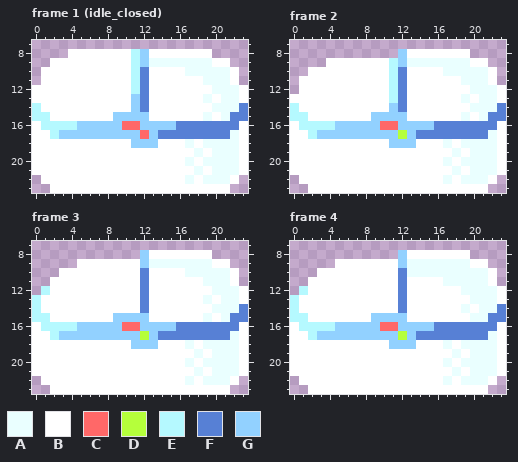
A pixel-art file gets an edit: Assets/Resources/aseprite/coffre.aseprite. Above: the version before the commit.
24x24 pixels, 10 frames. Shown: frame 1 (idle_closed): x 0..23, y 7..23; frame 2: x 0..23, y 7..23; frame 3: x 0..23, y 7..23; frame 4: x 0..23, y 7..23. The commit also changed other frames, which this record leaves out.
Visible layers, top first: "Flattened" colour dodge, "coffre/main", "coffre/R", "coffre/L", "coffre/bg".
Palette (. is transparent): A #eaffff  B #ffffff  C #ff6868  D #b5ff3b  E #b5f9ff  F #5780d5  G #92d1ff
Pixels before, frame 1 (idle_closed), first column x 0:
 8 ....BBBBBBBEGBBBBBBB....
 9 ..BBBBBBBBBEGAAAAAAABB..
10 .BBBBBBBBBBEFBBBBAAAAAB.
11 .BBBBBBBBBBEFBBBBBBAAAB.
12 BBBBBBBBBBBEFBBBBBBBAAAB
13 BBBBBBBBBBBGFBBBBBBABAAB
14 EBBBBBBBBBBGFBBBBBBBAAAF
15 EEBBBBBBBGGGGBBBBBBABAFF
16 BEEEEGGGGGCCGGGGFFFFFFFB
17 BBEGGGGGGGGGCGFFFFFFFFAB
18 BBBBBBBBBBBGGGBBBABAAAAB
19 BBBBBBBBBBBBBBBBBBABAAAB
20 BBBBBBBBBBBBBBBBBABAAAAB
21 BBBBBBBBBBBBBBBBBBABAAAB
22 .BBBBBBBBBBBBBBBBABAAAB.
23 ..BBBBBBBBBBBBBBBBBBBB..
Pixels before, frame 2, first column x 0:
 8 ............GBBBBBBB....
 9 ....BBBBBBBEGAAAAAAABB..
10 ..BBBBBBBBBEFBBBBAAAAAB.
11 .BBBBBBBBBBEFBBBBBBAAAB.
12 .BBBBBBBBBBEFBBBBBBBAAAB
13 BBBBBBBBBBBEFBBBBBBABAAB
14 EBBBBBBBBBBGFBBBBBBBAAAF
15 EEBBBBBBBGGGGBBBBBBABAFF
16 BEEEEGGGGGCCGGGGFFFFFFFB
17 BBEGGGGGGGGGDGFFFFFFFFAB
18 BBBBBBBBBBBGGGBBBABAAAAB
19 BBBBBBBBBBBBBBBBBBABAAAB
20 BBBBBBBBBBBBBBBBBABAAAAB
21 BBBBBBBBBBBBBBBBBBABAAAB
22 .BBBBBBBBBBBBBBBBABAAAB.
23 ..BBBBBBBBBBBBBBBBBBBB..
Pixels before, frame 3, first column x 0:
 8 ............GBBBBBBB....
 9 .....BBBBBBBGAAAAAAABB..
10 ...BBBBBBBBBFBBBBAAAAAB.
11 ..BBBBBBBBBBFBBBBBBAAAB.
12 .EBBBBBBBBBBFBBBBBBBAAAB
13 EBBBBBBBBBBBFBBBBBBABAAB
14 EBBBBBBBBBBBFBBBBBBBAAAF
15 EEBBBBBBBGGGGBBBBBBABAFF
16 BEEEEGGGGGCCGGGGFFFFFFFB
17 BBEGGGGGGGGGDGFFFFFFFFAB
18 BBBBBBBBBBBGGGBBBABAAAAB
19 BBBBBBBBBBBBBBBBBBABAAAB
20 BBBBBBBBBBBBBBBBBABAAAAB
21 BBBBBBBBBBBBBBBBBBABAAAB
22 .BBBBBBBBBBBBBBBBABAAAB.
23 ..BBBBBBBBBBBBBBBBBBBB..
Pixels before, frame 4, first column x 0:
 8 ............GBBBBBBB....
 9 .....BBBBBBBGAAAAAAABB..
10 ...BBBBBBBBBFAAAAAAAAAB.
11 ..BBBBBBBBBBFBBBBAAAAAB.
12 .EBBBBBBBBBBFBBBBBBAAAAB
13 EBBBBBBBBBBBFBBBBBBBAAAB
14 EBBBBBBBBBBBFBBBBBBABAAF
15 EEBBBBBBBGGGGBBBBBBBAAFF
16 BEEEEGGGGGCCGGGGFFFFFFFB
17 BBEGGGGGGGGGDGFFFFFFFFAB
18 BBBBBBBBBBBGGGBBBABAAAAB
19 BBBBBBBBBBBBBBBBBBABAAAB
20 BBBBBBBBBBBBBBBBBABAAAAB
21 BBBBBBBBBBBBBBBBBBABAAAB
22 .BBBBBBBBBBBBBBBBABAAAB.
23 ..BBBBBBBBBBBBBBBBBBBB..
The same view after the edit:
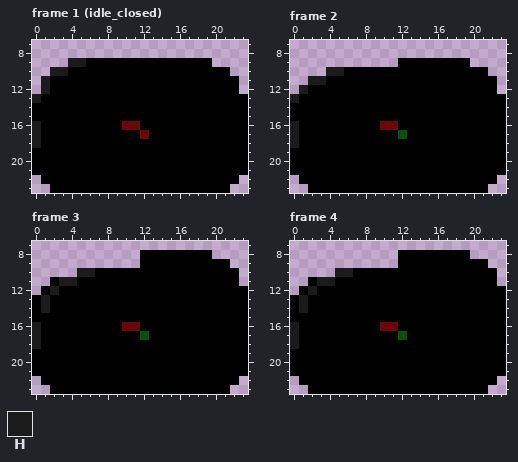
Colours new in this view: H #1b1b1b
What changed:
layer "em" now shown
colour B: #ffffff -> #000000
colour C: #ff6868 -> #6c0707
colour D: #b5ff3b -> #055200
Changed rows in their new state; - is a pixel that keeps its letter.
Frame 1 (idle_closed), layers "em", "Flattened":
first column x 0:
 8 ----................----
 9 --..HH-----BBBBBBBBB..--
10 -.HH-------BB----BBBBB.-
11 -H---------BB------BBB--
12 .H---------BB-------BBB.
13 H----------BB------B-BB-
14 B----------BB-------BBBB
15 BB-------BBBB------B-BBB
16 HBBBBBBBBB--BBBBBBBBBBB-
17 H-BBBBBBBBBB-BBBBBBBBBB-
18 H----------BBB---B-BBBB-
19 ------------------B-BBB-
20 -----------------B-BBBB-
21 ------------------B-BBB-
22 -----------------B-BBB--
Frame 2, layers "em", "Flattened":
first column x 0:
 8 ------------........----
 9 ----........BBBBBBBB..--
10 --..HH-----BB----BBBBB.-
11 -.HH-------BB------BBB--
12 -H---------BB-------BBB.
13 H----------BB------B-BB-
14 B----------BB-------BBBB
15 BB-------BBBB------B-BBB
16 HBBBBBBBBB--BBBBBBBBBBB-
17 H-BBBBBBBBBB-BBBBBBBBBB-
18 H----------BBB---B-BBBB-
19 ------------------B-BBB-
20 -----------------B-BBBB-
21 ------------------B-BBB-
22 -----------------B-BBB--
Frame 3, layers "em", "Flattened":
first column x 0:
 8 ------------B-----------
 9 -----.......BBBBBBBB----
10 ---..HH-----B----BBBBB--
11 ---HH-------B------BBB--
12 -BH---------B-------BBB-
13 BH----------B------B-BB-
14 BH----------B-------BBBB
15 BB-------BBBB------B-BBB
16 HBBBBBBBBB--BBBBBBBBBBB-
17 H-BBBBBBBBBB-BBBBBBBBBB-
18 H----------BBB---B-BBBB-
19 ------------------B-BBB-
20 -----------------B-BBBB-
21 ------------------B-BBB-
22 -----------------B-BBB--
Frame 4, layers "em", "Flattened":
first column x 0:
 8 ------------B-----------
 9 -----.......BBBBBBBB----
10 ---..HH-----BBBBBBBBBB--
11 ---HH-------B----BBBBB--
12 -BH---------B------BBBB-
13 BH----------B-------BBB-
14 BH----------B------B-BBB
15 BB-------BBBB-------BBBB
16 HBBBBBBBBB--BBBBBBBBBBB-
17 H-BBBBBBBBBB-BBBBBBBBBB-
18 H----------BBB---B-BBBB-
19 ------------------B-BBB-
20 -----------------B-BBBB-
21 ------------------B-BBB-
22 -----------------B-BBB--
